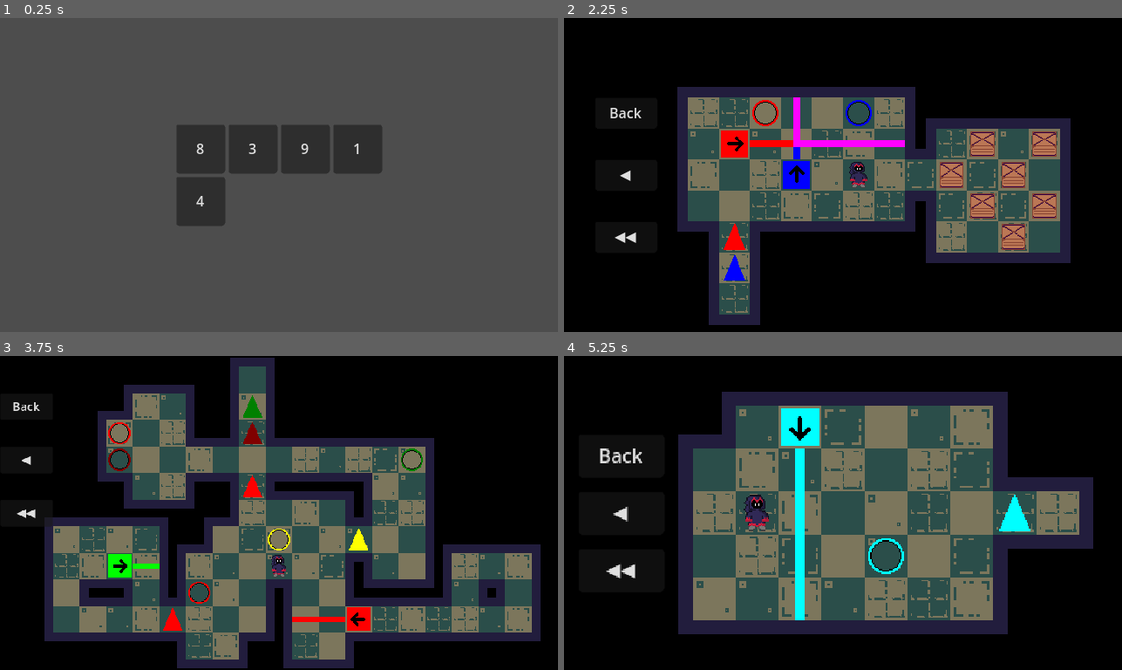
Above: before the commit, frames 1-4 (two rows, left to right).
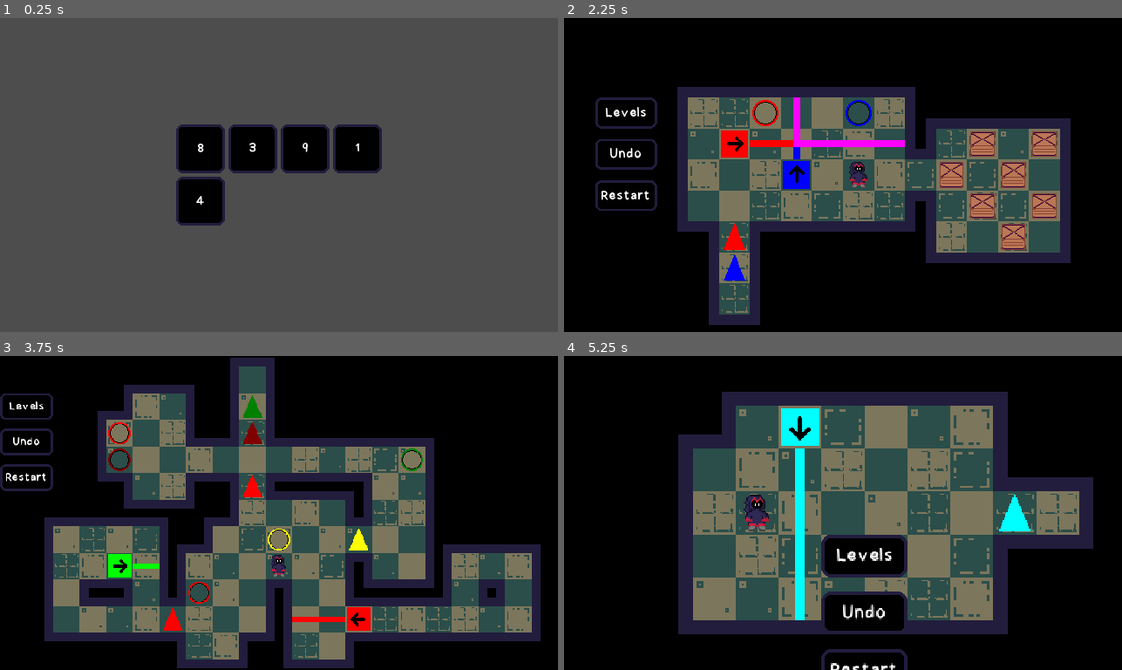
Above: after the commit, the same moments.

Repository: danielday-dev/PirateJam15
Game: Godot game, scene res://Scenes/LevelSelect.tscn
Two runs of this game, one before a commit and one after it. Both use one fixed random seed, a clock stepped at 60 frames per second and the inputs below.
Inputs:
- Up to frame 1 (0.25 s): no input
- Up to frame 2 (2.25 s): click "8" at 0.5 s; click "Back" (after the commit: "Levels") at 1.25 s; click "3" at 2 s
- Up to frame 3 (3.75 s): click "Back" (after the commit: "Levels") at 2.75 s; click "9" at 3.5 s
- Up to frame 4 (5.25 s): click "Back" (after the commit: "Levels") at 4.25 s; click "1" at 5 s

The runs differ from the first frame. In frame 1, 5.6% of the frame differs, in the area x 31-69%, y 33-67%; in frame 2, 1.2%; in frame 3, 0.9%; in frame 4, 4.6%.

Commit message:
GUI theme added.

Diff:
--- /dev/null
+++ b/Assets/GUI/MainTheme.tres
@@ -0,0 +1,115 @@
+[gd_resource type="Theme" load_steps=7 format=3 uid="uid://cuj4xxk1q18g6"]
+
+[ext_resource type="FontFile" uid="uid://dq65uq3gojaq4" path="res://Assets/GUI/MakiBold.ttf" id="1_6qb1p"]
+
+[sub_resource type="StyleBoxFlat" id="StyleBoxFlat_1htm1"]
+content_margin_left = 4.0
+content_margin_top = 4.0
+content_margin_right = 4.0
+content_margin_bottom = 4.0
+bg_color = Color(0.1, 0.1, 0.1, 0.3)
+corner_radius_top_left = 3
+corner_radius_top_right = 3
+corner_radius_bottom_right = 3
+corner_radius_bottom_left = 3
+corner_detail = 5
+
+[sub_resource type="StyleBoxFlat" id="StyleBoxFlat_nkhlm"]
+content_margin_left = 4.0
+content_margin_top = 4.0
+content_margin_right = 4.0
+content_margin_bottom = 4.0
+bg_color = Color(1, 1, 1, 0.75)
+draw_center = false
+border_width_left = 2
+border_width_top = 2
+border_width_right = 2
+border_width_bottom = 2
+corner_radius_top_left = 3
+corner_radius_top_right = 3
+corner_radius_bottom_right = 3
+corner_radius_bottom_left = 3
+corner_detail = 5
+expand_margin_left = 2.0
+expand_margin_top = 2.0
+expand_margin_right = 2.0
+expand_margin_bottom = 2.0
+
+[sub_resource type="StyleBoxFlat" id="StyleBoxFlat_os538"]
+content_margin_left = 4.0
+content_margin_top = 4.0
+content_margin_right = 4.0
+content_margin_bottom = 4.0
+bg_color = Color(0.133333, 0.113725, 0.239216, 1)
+border_width_left = 3
+border_width_top = 3
+border_width_right = 3
+border_width_bottom = 3
+border_color = Color(0.133333, 0.113725, 0.239216, 1)
+corner_radius_top_left = 8
+corner_radius_top_right = 8
+corner_radius_bottom_right = 8
+corner_radius_bottom_left = 8
+corner_detail = 5
+anti_aliasing = false
+
+[sub_resource type="StyleBoxFlat" id="StyleBoxFlat_4fqbk"]
+content_margin_left = 4.0
+content_margin_top = 4.0
+content_margin_right = 4.0
+content_margin_bottom = 4.0
+bg_color = Color(0, 0, 0, 1)
+border_width_left = 3
+border_width_top = 3
+border_width_right = 3
+border_width_bottom = 3
+border_color = Color(0.133333, 0.113725, 0.239216, 1)
+corner_radius_top_left = 8
+corner_radius_top_right = 8
+corner_radius_bottom_right = 8
+corner_radius_bottom_left = 8
+corner_detail = 5
+anti_aliasing = false
+
+[sub_resource type="StyleBoxFlat" id="StyleBoxFlat_adw6e"]
+content_margin_left = 4.0
+content_margin_top = 4.0
+content_margin_right = 4.0
+content_margin_bottom = 4.0
+bg_color = Color(0.133333, 0.113725, 0.239216, 1)
+border_width_left = 3
+border_width_top = 3
+border_width_right = 3
+border_width_bottom = 3
+border_color = Color(1, 1, 1, 1)
+corner_radius_top_left = 8
+corner_radius_top_right = 8
+corner_radius_bottom_right = 8
+corner_radius_bottom_left = 8
+corner_detail = 5
+anti_aliasing = false
+
+[resource]
+default_font = ExtResource("1_6qb1p")
+default_font_size = 40
+Button/colors/font_color = Color(1, 1, 1, 1)
+Button/colors/font_disabled_color = Color(0.875, 0.875, 0.875, 0.5)
+Button/colors/font_focus_color = Color(0.95, 0.95, 0.95, 1)
+Button/colors/font_hover_color = Color(0.95, 0.95, 0.95, 1)
+Button/colors/font_hover_pressed_color = Color(1, 1, 1, 1)
+Button/colors/font_outline_color = Color(1, 1, 1, 1)
+Button/colors/font_pressed_color = Color(1, 1, 1, 1)
+Button/colors/icon_disabled_color = Color(1, 1, 1, 0.4)
+Button/colors/icon_focus_color = Color(1, 1, 1, 0)
+Button/colors/icon_hover_color = Color(1, 1, 1, 1)
+Button/colors/icon_hover_pressed_color = Color(1, 1, 1, 1)
+Button/colors/icon_normal_color = Color(1, 1, 1, 1)
+Button/colors/icon_pressed_color = Color(1, 1, 1, 1)
+Button/constants/h_separation = 4
+Button/constants/icon_max_width = 0
+Button/constants/outline_size = 0
+Button/styles/disabled = SubResource("StyleBoxFlat_1htm1")
+Button/styles/focus = SubResource("StyleBoxFlat_nkhlm")
+Button/styles/hover = SubResource("StyleBoxFlat_os538")
+Button/styles/normal = SubResource("StyleBoxFlat_4fqbk")
+Button/styles/pressed = SubResource("StyleBoxFlat_adw6e")
--- a/Assets/LevelSelect/LevelGoto.tscn
+++ b/Assets/LevelSelect/LevelGoto.tscn
@@ -15,6 +15,7 @@
 offset_bottom = 28.0
 grow_horizontal = 2
 grow_vertical = 2
+focus_mode = 0
 text = "?"
 script = ExtResource("1_8uwbe")
 
--- a/Assets/Levels/LevelBase.tscn
+++ b/Assets/Levels/LevelBase.tscn
@@ -9,6 +9,7 @@
 [ext_resource type="TileSet" uid="uid://bwvt7r64dbdjs" path="res://Assets/Levels/Tilesets/BackgroundEntities.tres" id="4_l05dv"]
 [ext_resource type="Script" path="res://Assets/Levels/Lighting.gd" id="5_d8cb2"]
 [ext_resource type="Script" path="res://Assets/Levels/Wiring.gd" id="7_qv88h"]
+[ext_resource type="Theme" uid="uid://cuj4xxk1q18g6" path="res://Assets/GUI/MainTheme.tres" id="10_ychug"]
 
 [sub_resource type="Curve" id="Curve_214x6"]
 _data = [Vector2(0, 0), 0.0, 0.0, 0, 0, Vector2(0.554585, 0.241758), 0.0, 0.0, 0, 0, Vector2(1, 1), 5.17277, 0.0, 0, 0]
@@ -27,7 +28,6 @@
 tile_set = ExtResource("3_o3g7d")
 format = 2
 script = ExtResource("3_yhxxa")
-generateFloor = null
 
 [node name="Walls" type="TileMap" parent="Objects"]
 tile_set = ExtResource("1_7reon")
@@ -51,24 +51,33 @@
 [node name="Wiring" type="Node2D" parent="Objects"]
 script = ExtResource("7_qv88h")
 
-[node name="Level Select Button" type="Button" parent="."]
+[node name="GUI" type="Node2D" parent="."]
+
+[node name="Level Select Button" type="Button" parent="GUI"]
 offset_right = 72.0
 offset_bottom = 36.0
-text = "Back"
+focus_mode = 0
+theme = ExtResource("10_ychug")
+text = "Levels"
 
-[node name="Undo Button" type="Button" parent="."]
-offset_top = 72.0
+[node name="Undo Button" type="Button" parent="GUI"]
+offset_top = 48.0
 offset_right = 72.0
-offset_bottom = 108.0
-text = "◀"
-
-[node name="Restart Button" type="Button" parent="."]
-offset_top = 144.0
-offset_right = 72.0
-offset_bottom = 180.0
-text = "◀◀
+offset_bottom = 84.0
+focus_mode = 0
+theme = ExtResource("10_ychug")
+text = "Undo
 "
 
-[connection signal="button_up" from="Level Select Button" to="." method="gotoLevelSelect"]
-[connection signal="button_up" from="Undo Button" to="Objects" method="statePop"]
-[connection signal="button_up" from="Restart Button" to="Objects" method="stateUnwind"]
+[node name="Restart Button" type="Button" parent="GUI"]
+offset_top = 96.0
+offset_right = 72.0
+offset_bottom = 132.0
+focus_mode = 0
+theme = ExtResource("10_ychug")
+text = "Restart
+"
+
+[connection signal="button_up" from="GUI/Level Select Button" to="." method="gotoLevelSelect"]
+[connection signal="button_up" from="GUI/Undo Button" to="Objects" method="statePop"]
+[connection signal="button_up" from="GUI/Restart Button" to="Objects" method="stateUnwind"]
--- a/Scenes/LevelSelect.tscn
+++ b/Scenes/LevelSelect.tscn
@@ -1,5 +1,6 @@
-[gd_scene load_steps=3 format=3 uid="uid://dc1f2ce4tmjiu"]
+[gd_scene load_steps=4 format=3 uid="uid://dc1f2ce4tmjiu"]
 
+[ext_resource type="Theme" uid="uid://cuj4xxk1q18g6" path="res://Assets/GUI/MainTheme.tres" id="1_6v3vl"]
 [ext_resource type="PackedScene" uid="uid://8bn5wiq2ayda" path="res://Assets/LevelSelect/LevelGoto.tscn" id="1_ar7pr"]
 [ext_resource type="Script" path="res://Assets/LevelSelect/LevelSelect.gd" id="1_re3p7"]
 
@@ -8,6 +9,7 @@
 anchors_preset = 0
 offset_right = 640.0
 offset_bottom = 360.0
+theme = ExtResource("1_6v3vl")
 script = ExtResource("1_re3p7")
 levelGoto = ExtResource("1_ar7pr")
 
Binary file added: Assets/GUI/MakiBold.ttf
Not shown, added: Assets/GUI/MakiBold.ttf.import
Not shown: 1 places in Assets/Levels/LevelBase.tscn that only renumber resources
